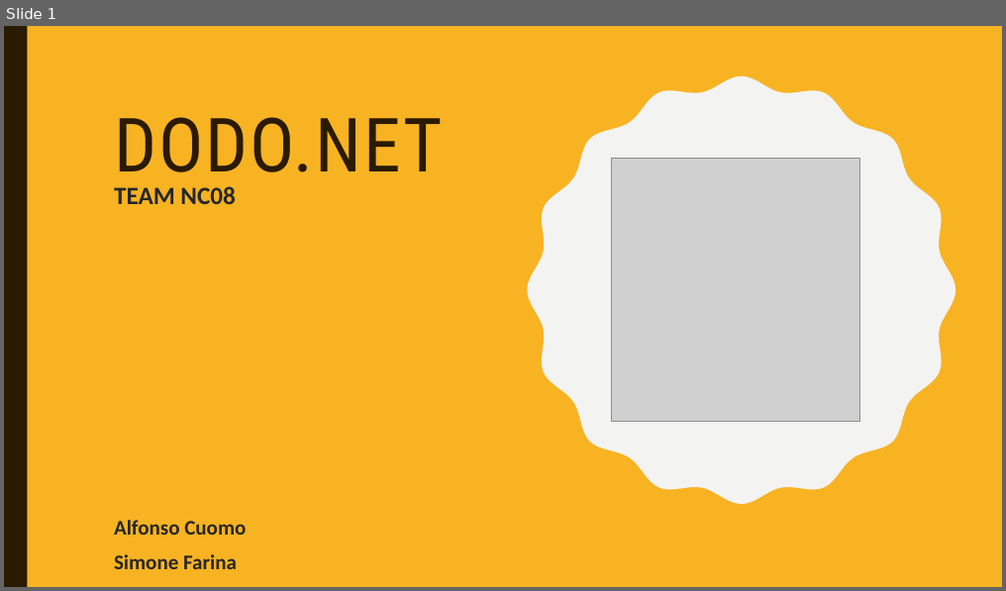
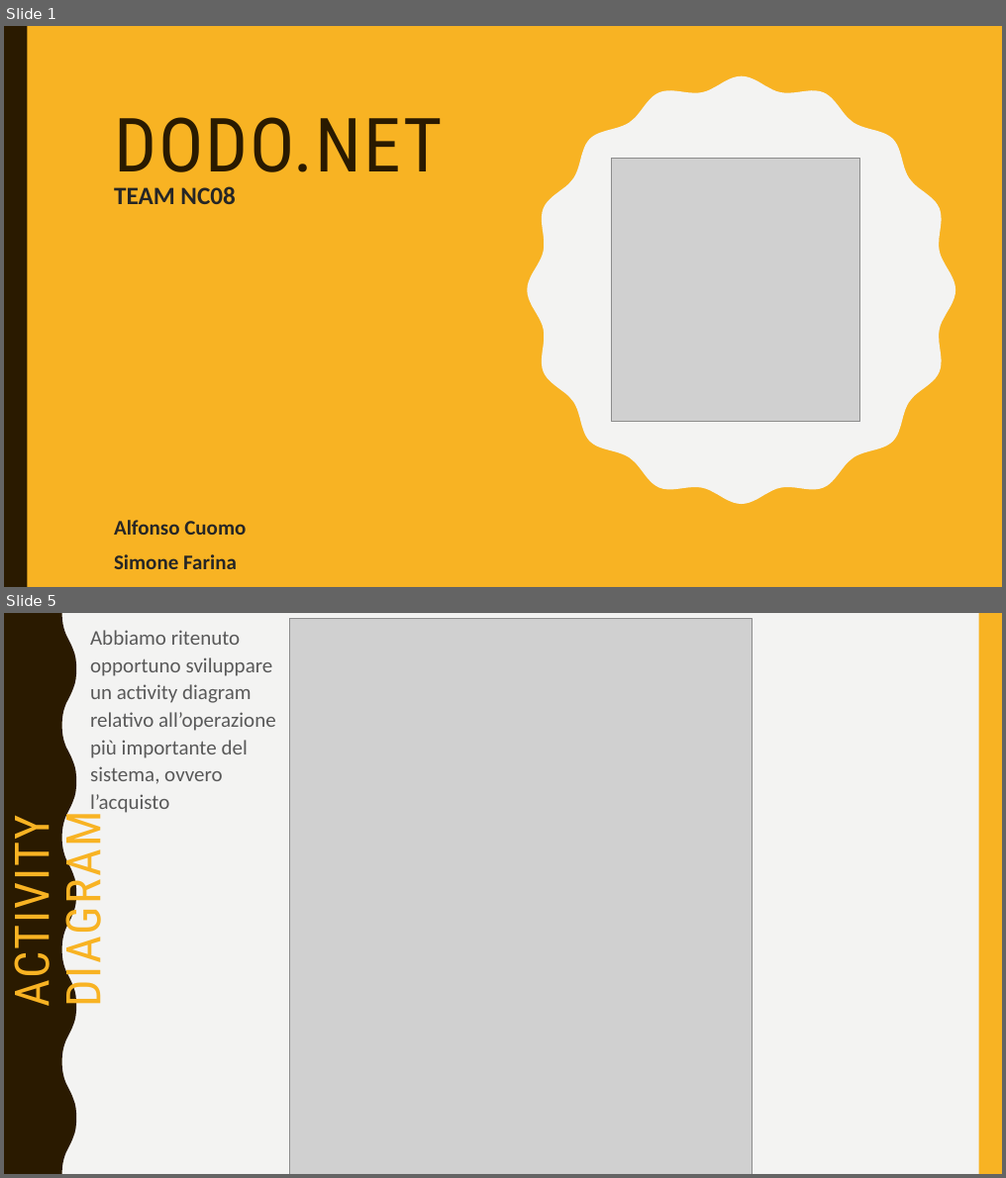
Before and after one commit to sfarina12/NC_05, a slide deck: Presentazione_Prima consegna/presentazione PrimaConsegna.pptx. Shown one above the other, each under a label of ours: slide 1 before the commit, slides 1 and 5 after it; the slides between them are not shown. The pictures are 1006x591 and 1006x1178 pixels, drawn with LibreOffice and Linux fonts; fonts in the diff are those of the drawing; grey boxes stand for pictures. Boxes give left, top, right and bottom in pixels: in the first picture for what was removed or moved away, otherwise in the second. Text is boxed around its words. In the diff, an @@ line names an element or a change of style, - is before the commit and + after.

```diff
--- a/Presentazione_Prima consegna/presentazione PrimaConsegna.pptx
+++ b/Presentazione_Prima consegna/presentazione PrimaConsegna.pptx
@@ slide 5 added at box(4, 613, 1002, 1174), background #F3F3F2; not listed: 2 template elements that a slide beside it also shows @@
@@ text added at box(90, 630, 276, 816), 20 pt, text #595959 @@
+Abbiamo ritenuto opportuno sviluppare un activity diagram relativo all’operazione più importante del sistema, ovvero l’acquisto
@@ picture added at box(290, 618, 751, 1174) @@
@@ title added at box(4, 831, 113, 1002), 45.9 pt, text #F8B323 @@
+ACTIVITY DIAGRAM
```
Also in this commit, not shown: 1 slide changed, 14 other slides added, 7 other files.
